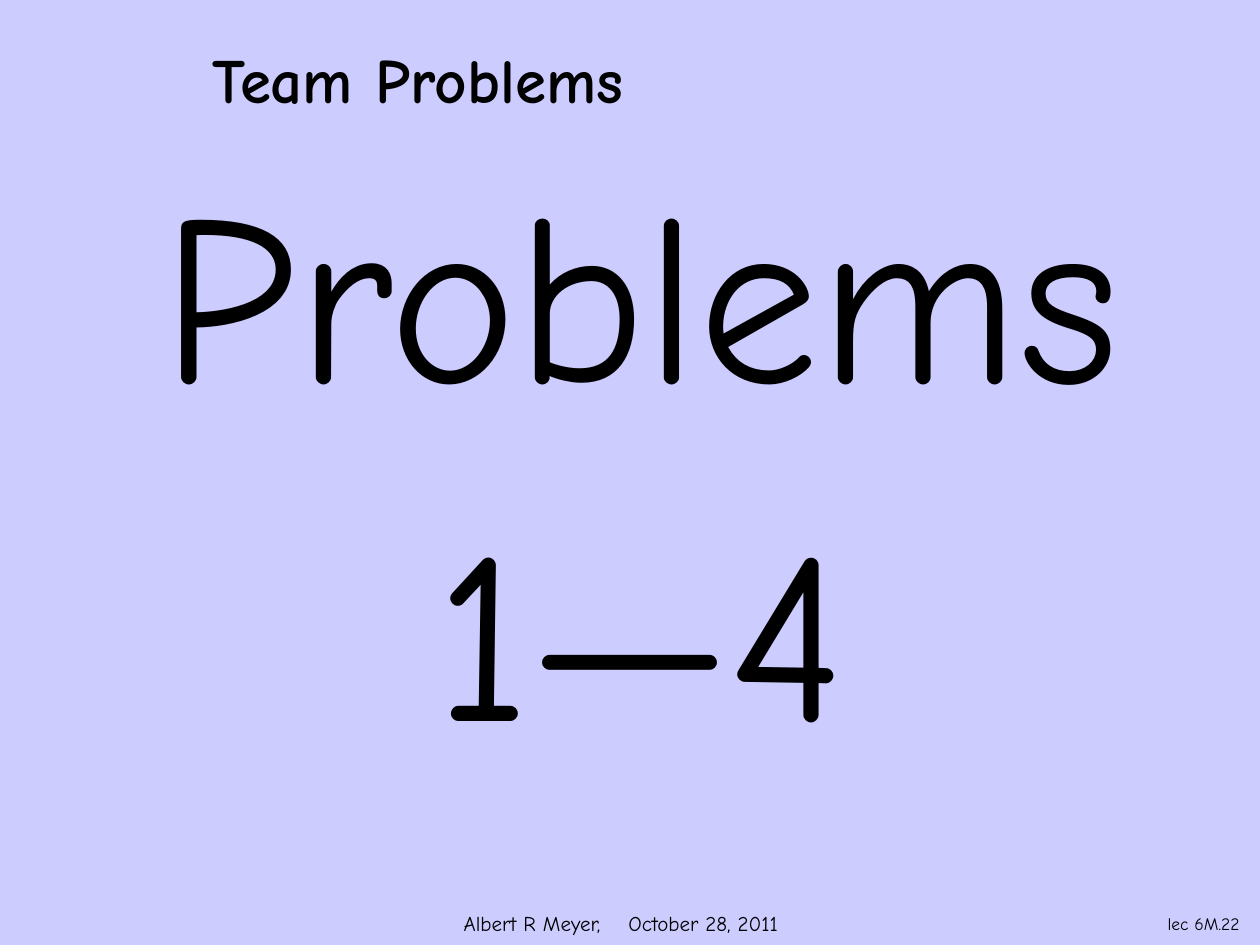
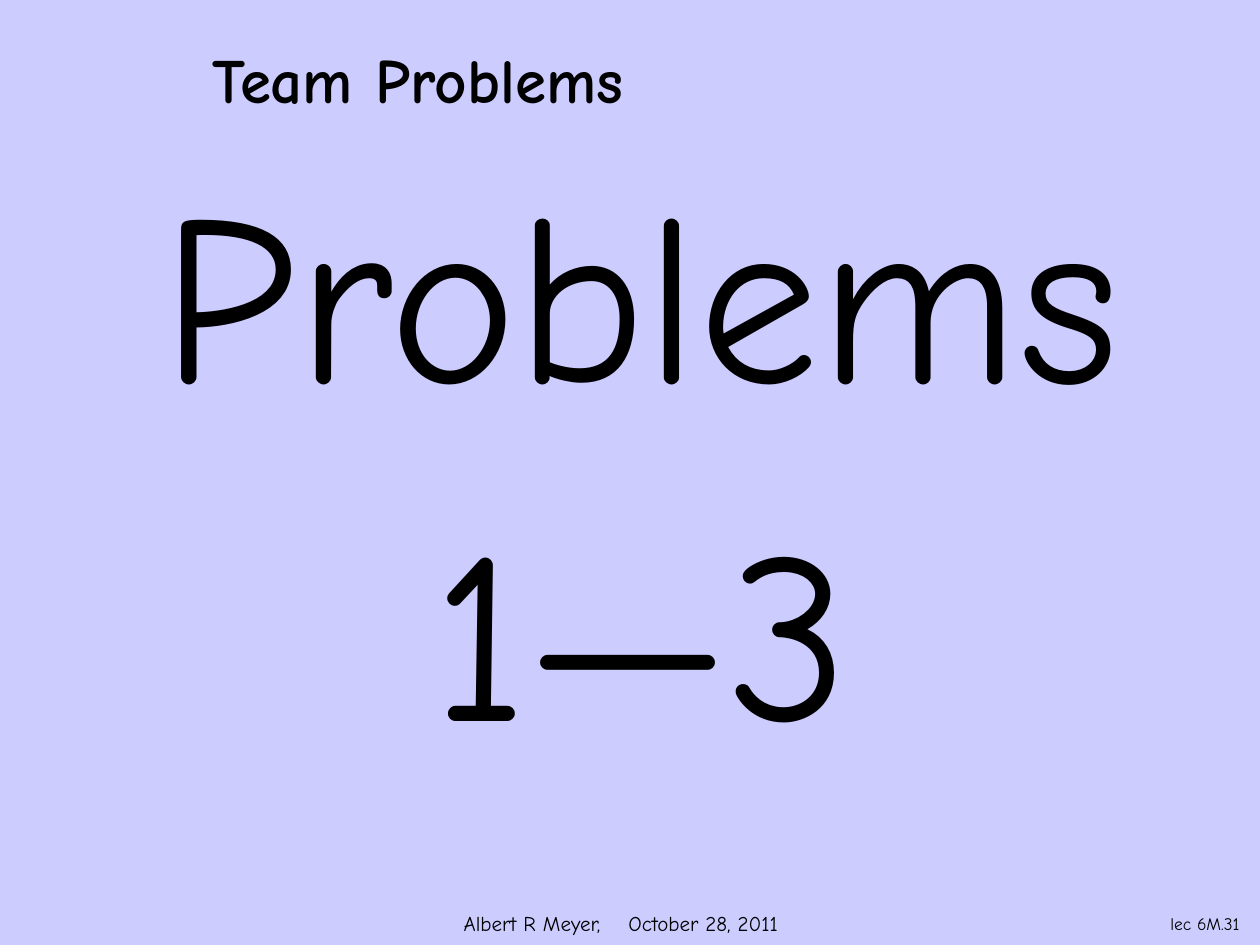
Before and after one commit to armeyer/mcs_web, a slide deck: slide 31 of fall11/slidesF11/slides9m.pptx (slide 22 before the commit). Drawn at 1260x945 pixels with LibreOffice and Linux fonts; fonts in the diff are those of the drawing; background and template pictures are left out. Boxes give left, top, right and bottom in pixels: in the first picture for what was removed or moved away, otherwise in the second. Text is boxed around its words. In the diff, an @@ line names an element or a change of style, - is before the commit and + after.

```diff
--- a/fall11/slidesF11/slides9m.pptx
+++ b/fall11/slidesF11/slides9m.pptx
@@ text at (433,556,850,723): text changed @@
-1—4
+1—3
@@ page number at (1170,918,1240,930): text changed @@
-lec 6M.22
+lec 6M.31
```
Also in this commit, not shown: 1 other slide changed, 9 slides added, 1 other file.
